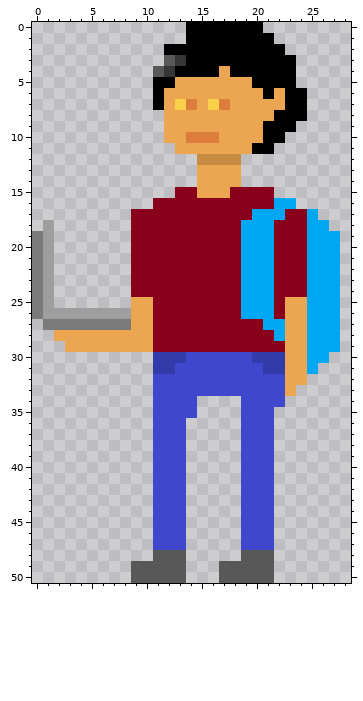
Edited in one commit: pixel-art sprite (Graduation/Content/Player/playerL.png). Above, as it was before the edit.
The file is 29x51 pixels.
After the commit:
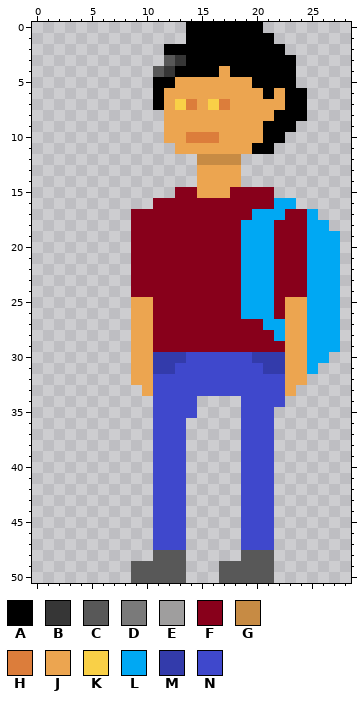
Palette (. is transparent): A #000000  B #363636  C #585858  D #7a7a7a  E #9f9e9e  F #88001b  G #c78b44  H #dc7d3b  J #eca550  K #f9d047  L #00a8f3  M #333bab  N #3f48cc
The edit:
Colour J is added in rows 30 to 32 at x 9 to 10; in row 33 at x 10.
Colour D is removed in rows 19 to 26 at x 0; in row 27 at x 1 to 8.
Colour E is removed in rows 18 to 25 at x 1; in row 26 at x 1 to 8.
Colour J is removed in row 28 at x 2 to 8; in row 29 at x 3 to 8.
Where, in picture pixels (left, top, right, bottom), the same in both pictures:
changed: (32, 220, 153, 396)
